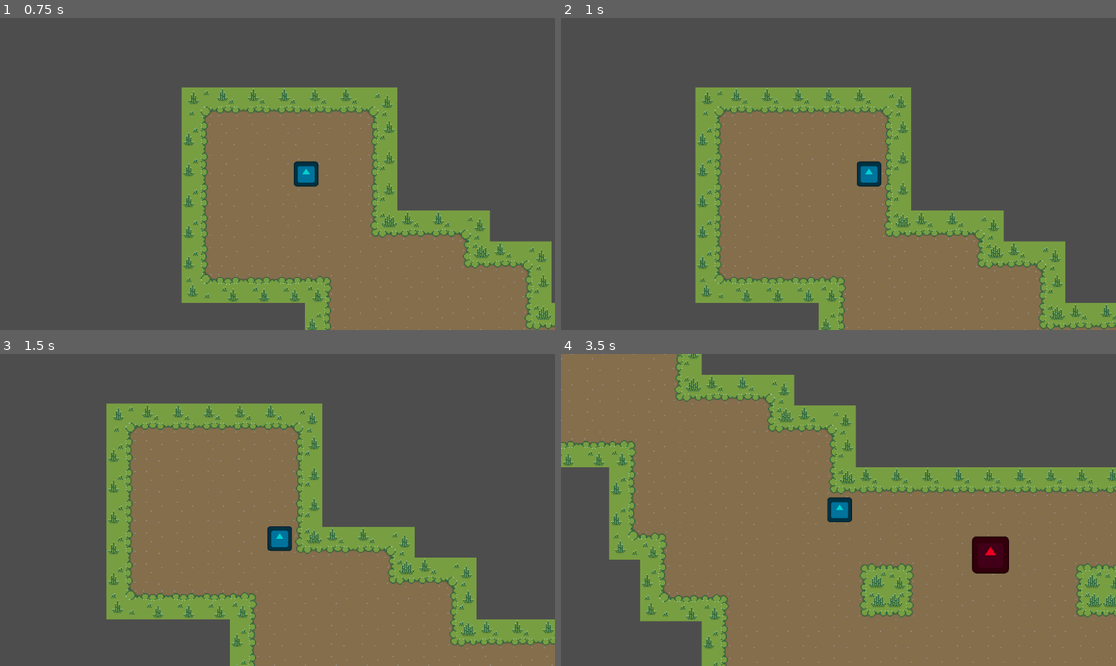
Above: before the commit, frames 1-4 (two rows, left to right).
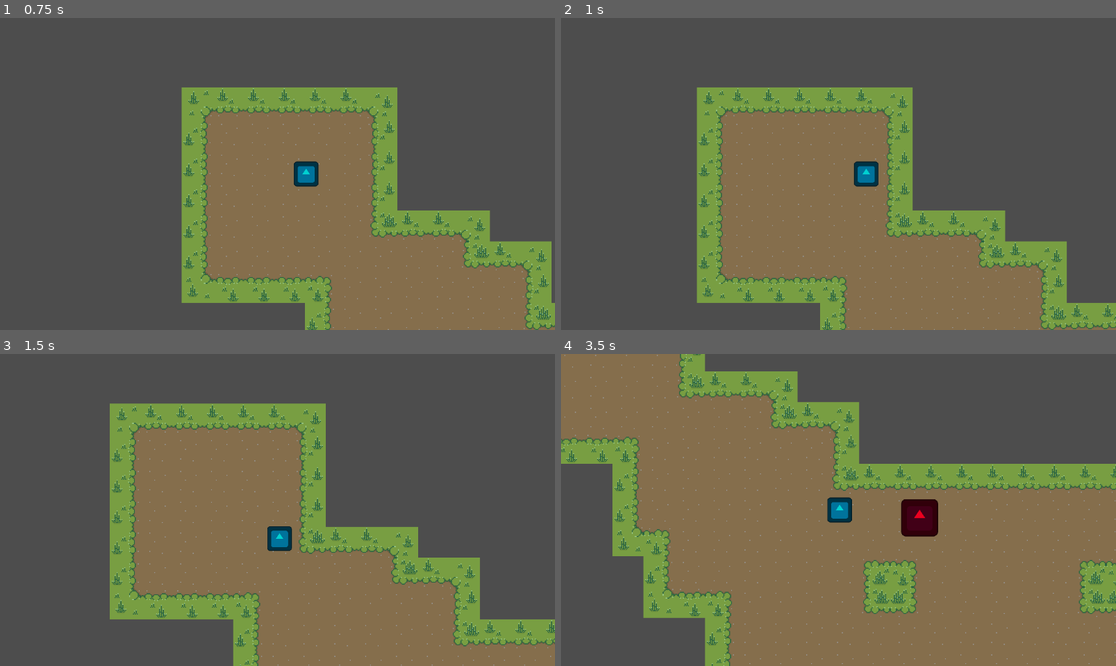
Above: after the commit, the same moments.

Repository: MoeOverload/Hugh-Fungus-Demo
Game: Godot game, scene res://main.tscn
The game is run twice, just before and just after one commit, with the same random seed, the same clock (stepped at 60 frames per second) and the same inputs. The engine's default icon, where the game draws it, is replaced by a stand-in: a white triangle on a blue panel in a dark square.
Inputs:
- Up to frame 1 (0.75 s): tap Enter at 0.5 s; hold D (right) from 0.53 s (still down)
- Up to frame 2 (1 s): keep holding D (right)
- Up to frame 3 (1.5 s): release D (right) at 1.28 s; hold S (down) from 1.28 s (still down)
- Up to frame 4 (3.5 s): release S (down) at 2.03 s; hold D (right) 2.03-2.78 s; hold W (up) from 2.78 s (still down)

Frame 1 is identical in both runs. In frame 2, 4.4% of the frame differs, in the area x 24-100%, y 22-100%; in frame 3, 6.0%; in frame 4, 11%, in the area x 0-100%, y 0-100%.
Error before the commit: Parse Error: Expected indented block after function declaration. (res://enemy.gd:47)

Commit message:
worked on enemy state machine
still need attack state

Diff:
--- a/hugh-fungus/enemy.gd
+++ b/hugh-fungus/enemy.gd
@@ -2,8 +2,8 @@
 var player_detected = false
 var direction
 var player
-var SPEED = 150
-
+var SPEED = 70
+var random_direction
 
 enum state {
 	IDLE,
@@ -12,7 +12,10 @@
 	ATTACK,
 	}
 @onready var current_state = state.IDLE
-
+@onready var idle_timer : Timer =  $idle_timer
+@onready var wander_timer : Timer = $rand_Move_Timer
+func _ready() -> void:
+	idle_timer.start()
 func _physics_process(delta: float) -> void:
 	match current_state:
 		state.IDLE:
@@ -23,35 +26,63 @@
 			handle_attack(delta)
 		state.CHASE:
 			handle_chase(delta)
-
+	move_and_slide()
 
 
 
 
 func handle_idle(_delta):
 	velocity = Vector2.ZERO
-	move_and_slide()
+
+
 
 func handle_chase(_delta):
 	if player_detected == true:
 		direction =  (player.global_position - self.global_position).normalized()
 		velocity = direction * SPEED
-	move_and_slide()
+	else:
+		velocity = Vector2.ZERO
+		current_state = state.IDLE
 
 func handle_wander(_delta):
-	if player_detected == false:
-		direction = (random_direction.global_position - self.global_position).normalized()
+	if player_detected:
+		current_state = state.CHASE
+		return
 
+	velocity = random_direction * SPEED
 
 
 func randomize_direction():
+
+	var x = randf_range(-1.0,1.0)
+	var y = randf_range(-1.0,1.0)
+	random_direction = Vector2(x,y).normalized()
+
+
+func handle_attack(_delta):
+	velocity = Vector2.ZERO
+	#TODO
+
 
 func _on_player_detection_body_entered(body: Node2D) -> void:
 	if body.is_in_group("Player"):
 		player_detected = true
 		player = body
+		current_state = state.CHASE
 
 func _on_player_detection_body_exited(body: Node2D) -> void:
 	if body.is_in_group("Player"):
 		player_detected = false
 		player = null
+		current_state = state.IDLE
+
+
+
+func _on_rand_move_timer_timeout() -> void:
+	current_state = state.IDLE
+	idle_timer.start()
+
+func _on_idle_timer_timeout() -> void:
+	current_state = state.WANDER
+	randomize_direction()
+	wander_timer.start()
--- a/hugh-fungus/enemy.tscn
+++ b/hugh-fungus/enemy.tscn
@@ -4,7 +4,7 @@
 [ext_resource type="Texture2D" uid="uid://c8athvu031028" path="res://icon.svg" id="1_7k104"]
 
 [sub_resource type="CircleShape2D" id="CircleShape2D_qi2p4"]
-radius = 19.0
+radius = 24.020824
 
 [sub_resource type="CircleShape2D" id="CircleShape2D_4gyqm"]
 radius = 65.03076
@@ -37,5 +37,15 @@
 scale = Vector2(0.3, 0.3)
 sprite_frames = SubResource("SpriteFrames_4gyqm")
 
+[node name="rand_Move_Timer" type="Timer" parent="."]
+wait_time = 2.01
+one_shot = true
+
+[node name="idle_timer" type="Timer" parent="."]
+wait_time = 1.521
+one_shot = true
+
 [connection signal="body_entered" from="player_detection" to="." method="_on_player_detection_body_entered"]
 [connection signal="body_exited" from="player_detection" to="." method="_on_player_detection_body_exited"]
+[connection signal="timeout" from="rand_Move_Timer" to="." method="_on_rand_move_timer_timeout"]
+[connection signal="timeout" from="idle_timer" to="." method="_on_idle_timer_timeout"]
--- a/hugh-fungus/player.tscn
+++ b/hugh-fungus/player.tscn
@@ -15,7 +15,7 @@
 }]
 
 [sub_resource type="CircleShape2D" id="CircleShape2D_i3pqv"]
-radius = 12.165525
+radius = 16.0
 
 [node name="player" type="CharacterBody2D" groups=["Player"]]
 z_index = 2
